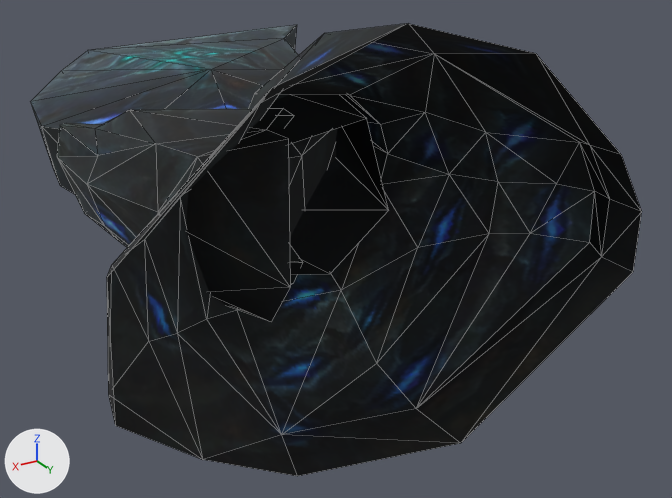
A saved change to the OBJ model sceneobjs/juqing_yewai_563/juqing_yewai_563_mubei01.obj.
Camera for both pictures: a 50 mm camera at (66.5, 90.6, 51.8) aimed at (-10.8, -38.3, -12.7). Arrows for +X, +Y and +Z are at lower left; the lights stay in place. Mesh edges are drawn as thin lines. Where no turn or scale is listed for an object, it has been applied to the vertices. Vertices at the same position are counted once.

In view in the first picture: 'juqing_yewai_563_mubei01'.
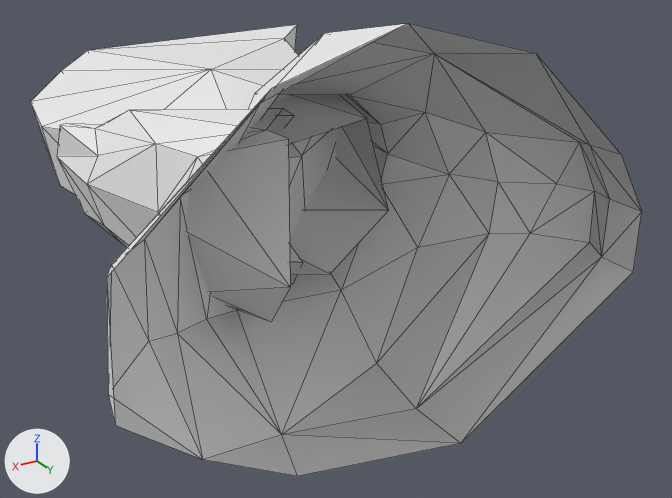
The edits, one by one:
Material 'material_2' (mat_material_2_1) is new.
Its base color is (0.8, 0.8, 0.8) (white #e7e7e7).
Its roughness is 1.0.
Material 'material_1' (mat_material_1_1) is new.
Its base color is (0.8, 0.8, 0.8) (white #e7e7e7).
Its roughness is 1.0.
me_juqing_yewai_563_mubei01 has 109 vertices, 184 faces and spans x -44.1..41.7, y -102.3..0.0, z -30.2..33.0.
me_juqing_yewai_563_mubei01 is used by ob_juqing_yewai_563_mubei01; location (0.0, 0.0, 0.0).
me_juqing_yewai_563_mubei01 part 1: all 37 faces that had it switch from mat_material_2 (picture img_juqing_yewai_563_mubei01_02_png) to mat_material_2_1 (white #e7e7e7).
me_juqing_yewai_563_mubei01 part 2: all 147 faces that had it switch from mat_material_1 (picture img_juqing_yewai_563_mubei01_01_png) to mat_material_1_1 (white #e7e7e7).

Boxes [x1, y1, x2, y2] around the edits, measured in the pictures (672 x 498 px):
part 1 of me_juqing_yewai_563_mubei01, recoloured (black to white): [31, 25, 388, 275] in both
part 2 of me_juqing_yewai_563_mubei01, recoloured (black to grey): [57, 24, 642, 476] in both
